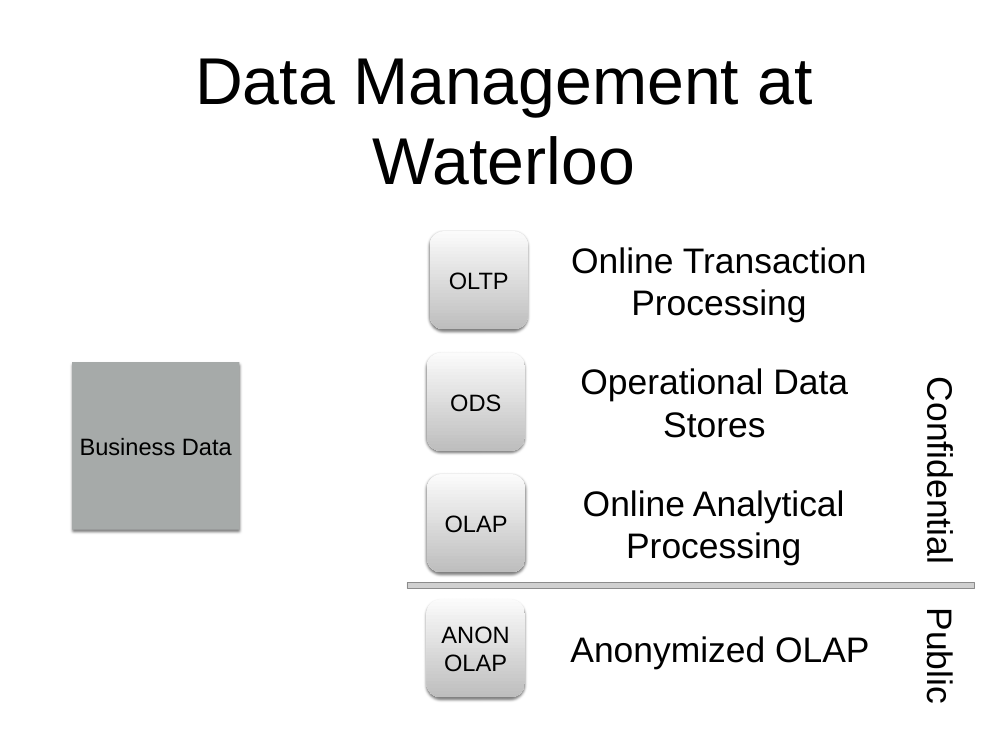
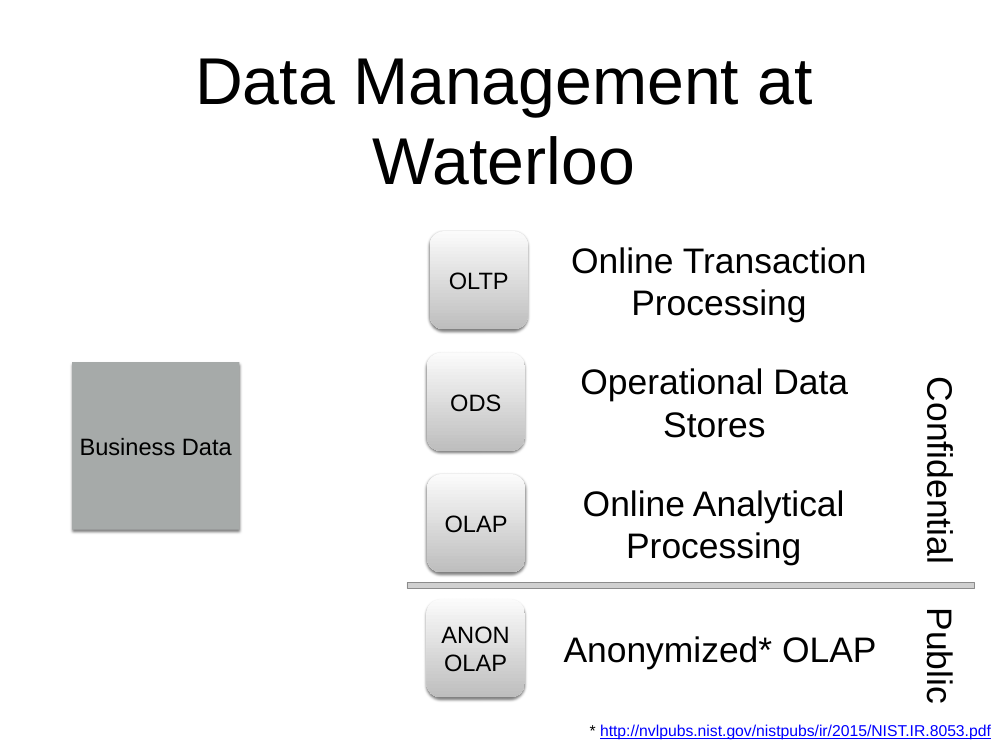
Before and after one commit to colinbellCA/presentation-ontario-connections-101, a slide deck: slide 30 of SK2016-HE_Data_Management.pptx. Drawn at 1008x756 pixels with LibreOffice and Linux fonts; fonts in the diff are those of the drawing; grey boxes stand for pictures. Boxes give left, top, right and bottom in pixels: in the first picture for what was removed or moved away, otherwise in the second. Text is boxed around its words. In the diff, an @@ line names an element or a change of style, - is before the commit and + after.

```diff
--- a/SK2016-HE_Data_Management.pptx
+++ b/SK2016-HE_Data_Management.pptx
@@ text at <box>564,636,876,669</box>: text changed @@
-Anonymized OLAP
+Anonymized* OLAP
@@ text added at <box>600,724,991,740</box>, 16 pt, text #0000FF, underline @@
+* http://nvlpubs.nist.gov/nistpubs/ir/2015/NIST.IR.8053.pdf
```
Also in this commit, not shown: 3 other slides changed, 2 slides added, 2 other files.
